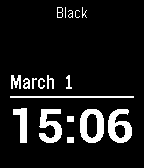
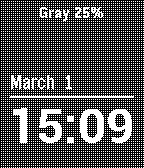
The second 144×168 image is a revision of the first. Changes to its layers:
removed layer "Background" over [1, 1, 144, 168]
added layer "pebble-screenshot_2015-03-02_15-08-31.png" above "pebble-screenshot_2015-03-02_15-08-13.png" over [1, 1, 144, 168]
added layer "pebble-screenshot_2015-03-02_15-08-13.png" above "pebble-screenshot_2015-03-02_15-07-56.png" over [1, 1, 144, 168]
added layer "pebble-screenshot_2015-03-02_15-07-56.png" above "pebble-screenshot_2015-03-02_15-07-36.png" over [1, 1, 144, 168]
added layer "pebble-screenshot_2015-03-02_15-07-36.png" above "pebble-screenshot_2015-03-02_15-07-11.png" over [1, 1, 144, 168]
renamed "pebble-screenshot_2015-03-01_15-06-13.png" to "pebble-screenshot_2015-03-02_15-07-11.png", painted on it over [1, 1, 144, 168]
